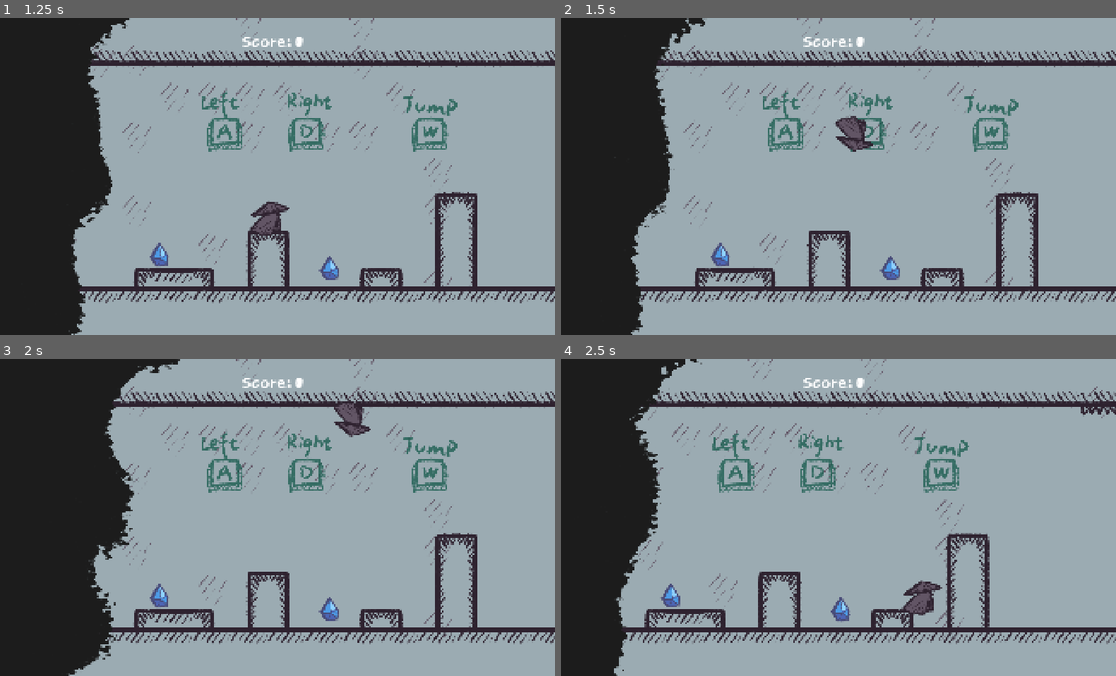
Above: before the commit, frames 1-4 (two rows, left to right).
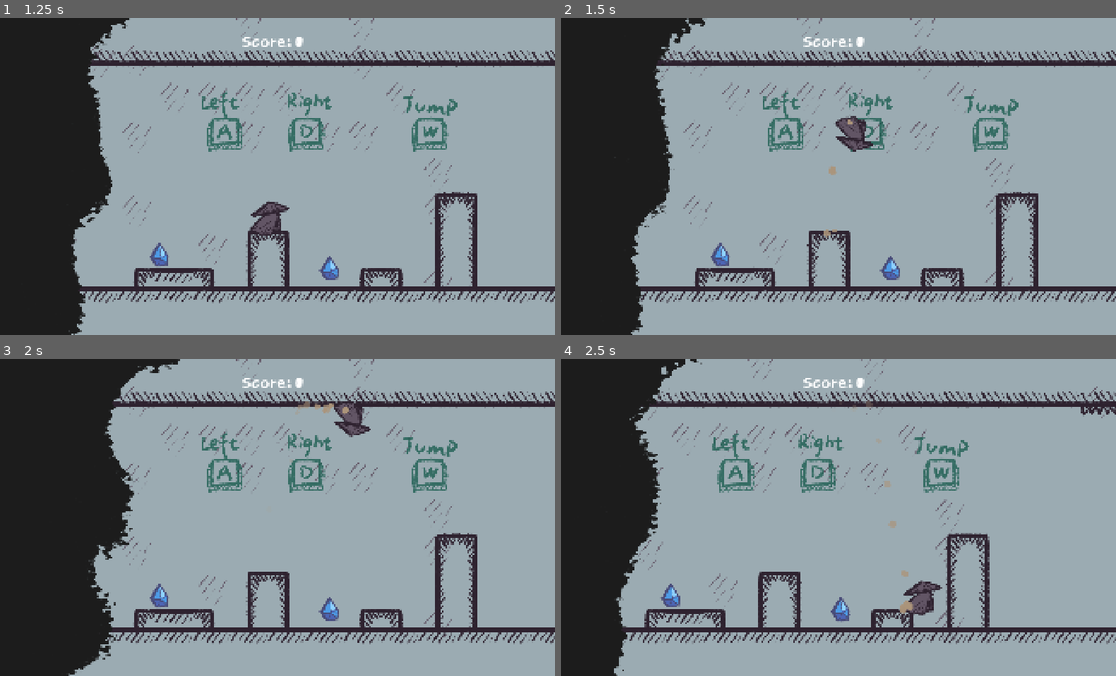
Above: after the commit, the same moments.

Repository: YiTongHu-SC/upside-down
Game: Godot game, scene res://scenes/main.tscn
The game is run twice, just before and just after one commit, with the same random seed, the same clock (stepped at 60 frames per second) and the same inputs.
Inputs:
- Up to frame 1 (1.25 s): click "Start Game" at 0.5 s
- Up to frame 2 (1.5 s): hold D (MOVE_RIGHT) from 1.28 s (still down); tap Space (DASH) at 1.35 s
- Up to frame 3 (2 s): keep holding D (MOVE_RIGHT); tap W (JUMP) at 1.52 s
- Up to frame 4 (2.5 s): keep holding D (MOVE_RIGHT); tap Space (DASH) at 2.1 s; tap W (JUMP) at 2.27 s

Frame 1 is identical in both runs. In frame 2, less than 0.1% of the frame differs, in the area x 47-53%, y 32-70%; in frame 3, 0.1%; in frame 4, 0.2%, in the area x 52-64%, y 13-81%.

Commit message:
feat(hero): add dust effect when walking
- Add GPUParticles2D node to Hero scene
- Implement dust effect using new particle system
- Update hero.gd to control particle emission based on hero's state
- Add new textures for dust effect
- Update readme.md to reflect completed tasks

Diff:
--- a/nodes/hero.gd
+++ b/nodes/hero.gd
@@ -33,6 +33,8 @@
 @onready var current_state = State.IDLE
 @onready var animation = $AnimationPlayer
 @onready var gravity_dir = 1
+@onready var particles: GPUParticles2D = $GPUParticles2D
+
 var init_pos: Vector2
 func _ready():
 	init_pos = position
@@ -101,12 +103,14 @@
 		if current_state != State.WALK && not is_jumping:
 			animation.play("walk")
 			current_state = State.WALK
+			particles.emitting = true
 		velocity.x = direction * move_speed * physics_unit
 		_update_face(direction)
 	else:
 		if current_state != State.IDLE && not is_jumping:
 			animation.play("idle")
 			current_state = State.IDLE
+			particles.emitting = false
 		# Apply friction when no input
 		velocity.x = move_toward(velocity.x, 0, friction * physics_unit * delta)
 
--- a/nodes/hero.tscn
+++ b/nodes/hero.tscn
@@ -1,9 +1,10 @@
-[gd_scene load_steps=11 format=3 uid="uid://bs1xrjb27dvn0"]
+[gd_scene load_steps=19 format=3 uid="uid://bs1xrjb27dvn0"]
 
 [ext_resource type="Material" uid="uid://c53od883rn46n" path="res://materials/hero_mat.tres" id="1_u83nc"]
 [ext_resource type="Script" uid="uid://b0i2nhrdyqgoj" path="res://nodes/hero.gd" id="1_y8yjb"]
 [ext_resource type="Texture2D" uid="uid://38nbiiyriwv2" path="res://images/Hero.png" id="2_y8yjb"]
 [ext_resource type="PackedScene" uid="uid://b10pnt6xfnvai" path="res://nodes/explosion.tscn" id="3_1dsar"]
+[ext_resource type="Texture2D" uid="uid://1til182rov1y" path="res://images/dust/dust_effect_0000_004.png" id="5_4kahr"]
 
 [sub_resource type="RectangleShape2D" id="RectangleShape2D_sgp6g"]
 size = Vector2(42, 67)
@@ -81,6 +82,50 @@
 &"walk": SubResource("Animation_1dsar")
 }
 
+[sub_resource type="Curve" id="Curve_4kahr"]
+_data = [Vector2(0, 1), 0.0, 0.0, 0, 0, Vector2(0.766467, 0), 0.0, 0.0, 0, 0, Vector2(1, 0), 0.0, 0.0, 0, 0]
+point_count = 3
+
+[sub_resource type="CurveTexture" id="CurveTexture_5nhaj"]
+curve = SubResource("Curve_4kahr")
+
+[sub_resource type="Curve" id="Curve_0s01v"]
+_data = [Vector2(0, 1), 0.0, 0.0, 0, 0, Vector2(1, 0.636742), 0.0, 0.0, 0, 0]
+point_count = 2
+
+[sub_resource type="CurveTexture" id="CurveTexture_omvua"]
+curve = SubResource("Curve_0s01v")
+
+[sub_resource type="Curve" id="Curve_5nhaj"]
+_limits = [0.0, 1.0733, 0.0, 3.0]
+_data = [Vector2(0, 0), 0.0, 0.0, 0, 0, Vector2(0.583832, 1.0733), 0.0, 0.0, 0, 0]
+point_count = 2
+
+[sub_resource type="CurveTexture" id="CurveTexture_0s01v"]
+curve = SubResource("Curve_5nhaj")
+
+[sub_resource type="ParticleProcessMaterial" id="ParticleProcessMaterial_4kahr"]
+lifetime_randomness = 0.1
+particle_flag_disable_z = true
+emission_shape = 3
+emission_box_extents = Vector3(30, 10, 1)
+angle_min = 1.07288e-05
+angle_max = 720.0
+direction = Vector3(0, 1, 0)
+spread = 90.0
+initial_velocity_min = 20.0
+initial_velocity_max = 25.0
+angular_velocity_min = -20.0
+angular_velocity_max = 20.0
+gravity = Vector3(0, 0, 0)
+damping_min = 8.0
+damping_max = 8.0
+scale_min = 0.6
+scale_max = 1.1
+scale_curve = SubResource("CurveTexture_omvua")
+scale_over_velocity_curve = SubResource("CurveTexture_0s01v")
+alpha_curve = SubResource("CurveTexture_5nhaj")
+
 [node name="Hero" type="CharacterBody2D"]
 material = ExtResource("1_u83nc")
 collision_mask = 7
@@ -106,3 +151,10 @@
 libraries = {
 &"": SubResource("AnimationLibrary_0s01v")
 }
+
+[node name="GPUParticles2D" type="GPUParticles2D" parent="."]
+position = Vector2(-21, 34)
+emitting = false
+amount = 16
+texture = ExtResource("5_4kahr")
+process_material = SubResource("ParticleProcessMaterial_4kahr")
Binary file added: images/dust/dust_effect_0000_004.png
Binary file added: images/dust/dust_effect_0001_003.png
Binary file added: images/dust/dust_effect_0002_002.png
Binary file added: images/dust/dust_effect_0003_001.png
Not shown, changed: readme.md
